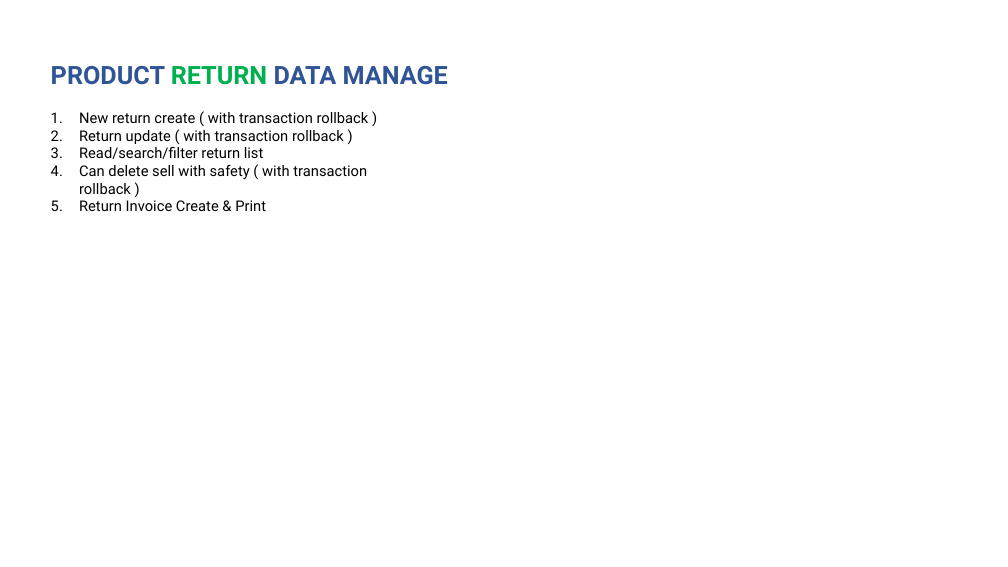
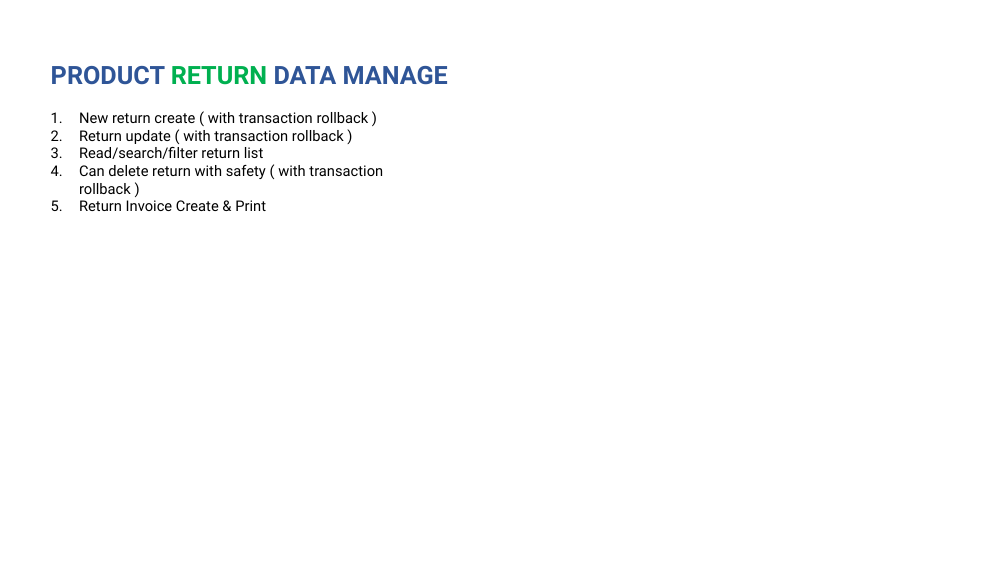
Before and after one commit to rupomsoft/MERN-STACK-Series, a slide deck: slide 23 of Inventory/PPT.pptx. Drawn at 1008x567 pixels with LibreOffice and Linux fonts; fonts in the diff are those of the drawing. Boxes give left, top, right and bottom in pixels: in the first picture for what was removed or moved away, otherwise in the second. Text is boxed around its words. In the diff, an @@ line names an element or a change of style, - is before the commit and + after.

```diff
--- a/Inventory/PPT.pptx
+++ b/Inventory/PPT.pptx
@@ text at (79,165,383,194): text changed @@
-4. Can delete sell with safety ( with transaction rollback )
+4. Can delete return with safety ( with transaction rollback )
```
Also in this commit, not shown: 2 other slides changed, 16 slides added, 4 slides removed, 21 other files.
